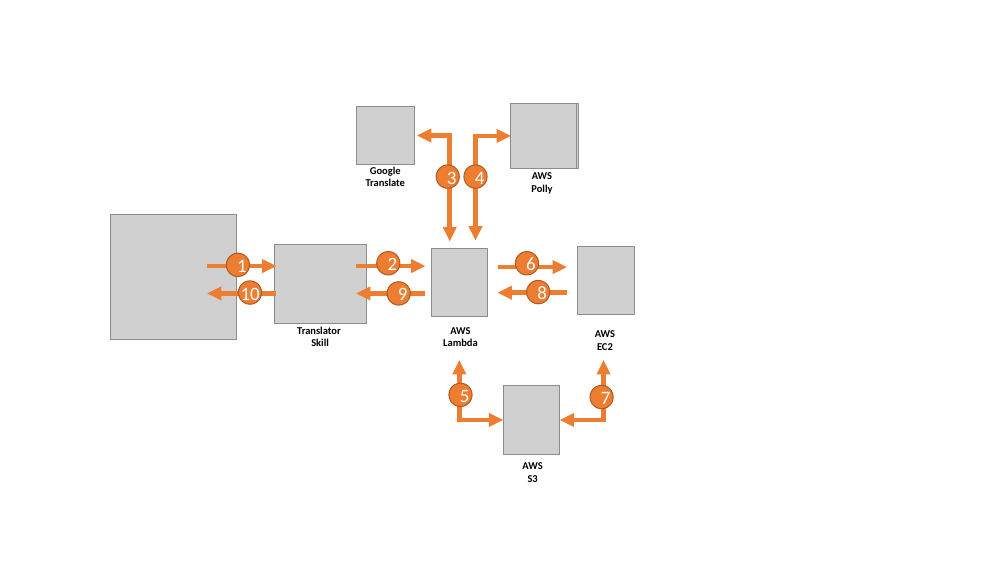
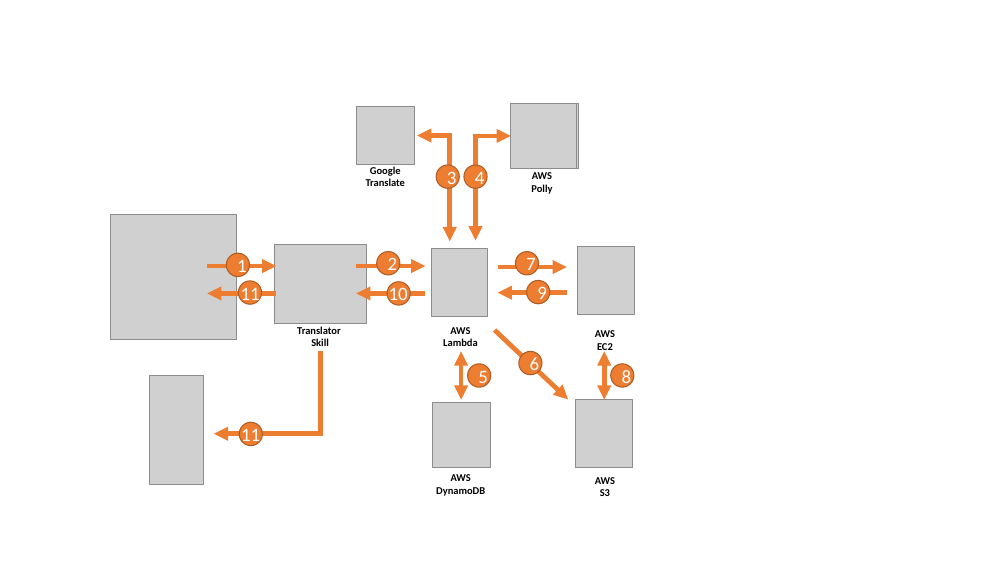
Before and after one commit to KayLerch/alexa-meets-polly, a slide deck: slide 1 of docs/solution-architecture.pptx. Drawn at 1008x567 pixels with LibreOffice and Linux fonts; fonts in the diff are those of the drawing; grey boxes stand for pictures. Boxes give left, top, right and bottom in pixels: in the first picture for what was removed or moved away, otherwise in the second. Text is boxed around its words. In the diff, an @@ line names an element or a change of style, - is before the commit and + after.

```diff
--- a/docs/solution-architecture.pptx
+++ b/docs/solution-architecture.pptx
@@ text in ellipse at [526, 255, 536, 276]: text changed @@
-6
+7
@@ text added at [241, 284, 260, 305], 18 pt, text #FFFFFF @@
+11
@@ text "10": place and size @@
-text "10" at [241, 284, 260, 305]
+text "10" at [389, 284, 408, 305]
@@ ellipse added at [387, 282, 411, 306], fill #ED7D31, outline #AF5C24 1 pt @@
@@ ellipse "9": place and size @@
-ellipse "9" at [387, 282, 411, 306]
+ellipse "9" at [527, 281, 551, 304]
@@ elbow arrow added from (320, 352) to (214, 434), #ED7D31 4.5 pt @@
@@ elbow double arrow moved from (460, 361) - (503, 420) to (461, 352) - (461, 400) @@
@@ arrow added from (495, 330) to (568, 399), #ED7D31 4.5 pt @@
@@ ellipse added at [519, 352, 542, 375], fill #ED7D31, outline #AF5C24 1 pt, 18 pt, text #FFFFFF @@
+6
@@ elbow double arrow moved from (603, 361) - (560, 420) to (604, 352) - (604, 400) @@
@@ picture added at [150, 376, 203, 485] @@
@@ ellipse "5": place and size @@
-ellipse "5" at [449, 383, 473, 407]
+ellipse "5" at [467, 364, 491, 387]
@@ ellipse removed at [590, 386, 613, 409] @@
-7
@@ ellipse "8": place and size @@
-ellipse "8" at [527, 281, 551, 304]
+ellipse "8" at [611, 364, 634, 387]
@@ picture added at [433, 402, 491, 467] @@
@@ picture: place and size @@
-picture at [503, 386, 560, 454]
+picture at [576, 400, 633, 468]
@@ ellipse added at [239, 423, 262, 446], fill #ED7D31, outline #AF5C24 1 pt @@
@@ text added at [241, 426, 260, 447], 18 pt, text #FFFFFF @@
+11
@@ text added at [436, 474, 485, 496], 10 pt, text #000000, bold @@
+AWS
+DynamoDB
@@ text "AWS": place and size @@
-text "AWS" at [522, 462, 542, 482]
+text "AWS" at [595, 477, 615, 496]
```
Also in this commit, not shown: 3 other files.
